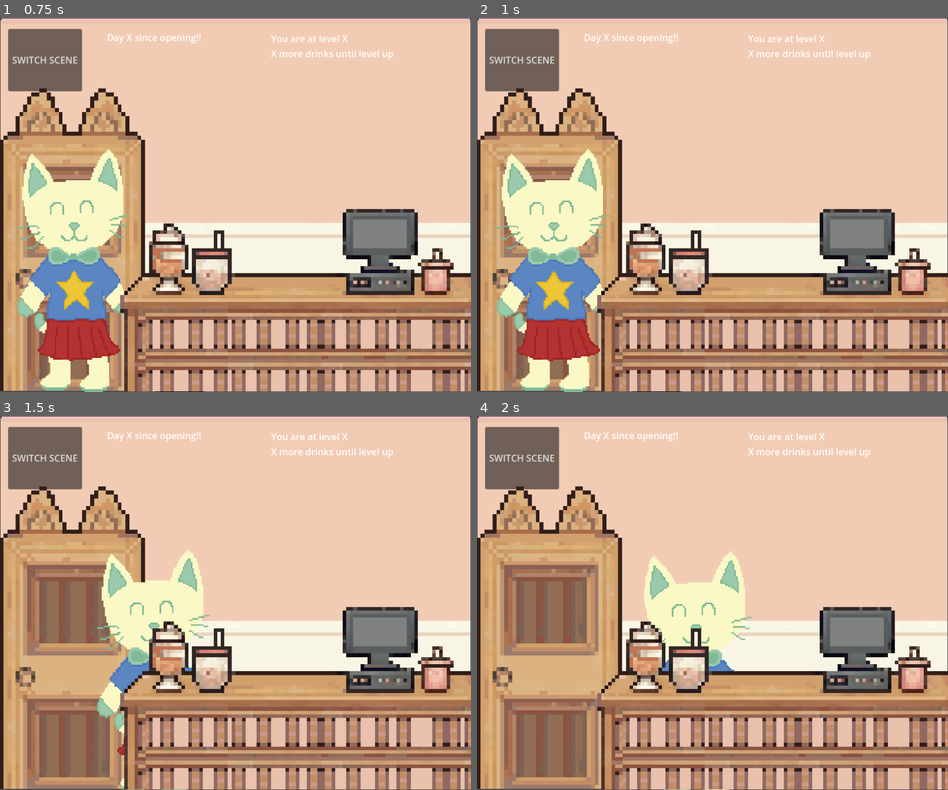
Above: before the commit, frames 1-4 (two rows, left to right).
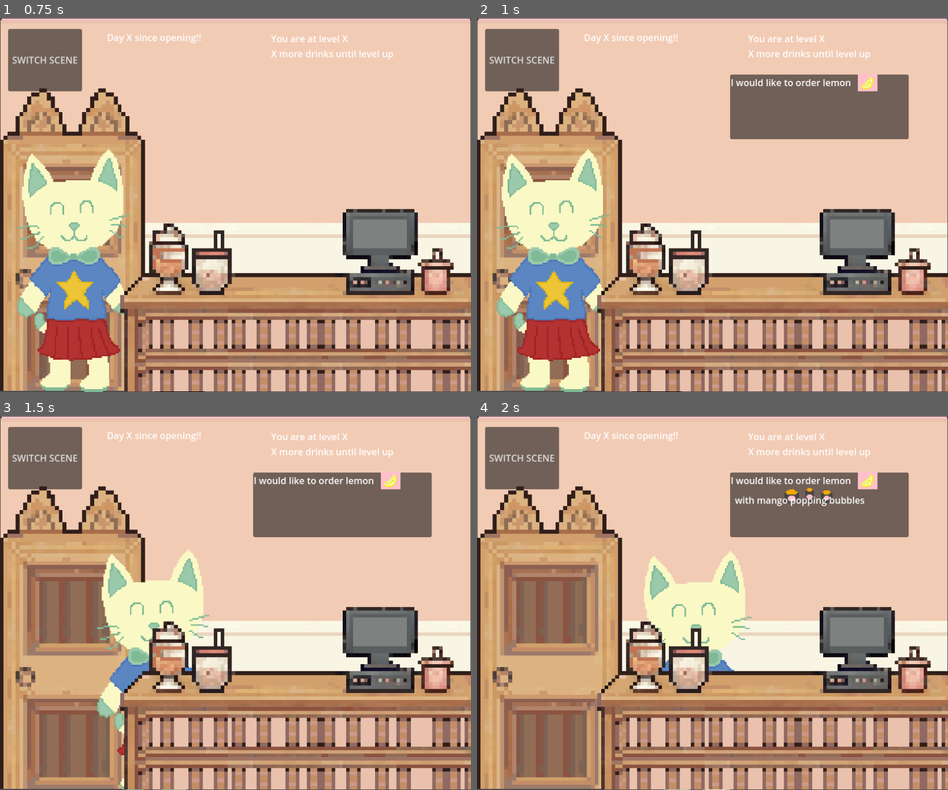
Above: after the commit, the same moments.

Repository: aylabaguette/40sGame
Game: Godot game, scene res://scenes/main.tscn
Two runs of this game, one before a commit and one after it. Both use one fixed random seed, a clock stepped at 60 frames per second and the inputs below.
Inputs (mouse positions are in pixels of both pictures, inside the frame that each line leads up to):
- Up to frame 1 (0.75 s): tap Enter at 0.5 s; move the mouse to (183, 339) at 0.52 s; click (183, 339) at 0.6 s
- Up to frame 2 (1 s): no input
- Up to frame 3 (1.5 s): move the mouse to (367, 516) at 1.27 s; click (367, 516) at 1.35 s
- Up to frame 4 (2 s): no input

Frame 1 is identical in both runs. In frame 2, 6.4% of the frame differs, in the area x 53-92%, y 15-33%; in frame 3, 6.4%; in frame 4, 6.4%.

Commit message:
made it that the toppings selected were random (w/ a slight hiccup...)

Diff:
--- a/40s-game/scenes/Shop.tscn
+++ b/40s-game/scenes/Shop.tscn
@@ -46,6 +46,8 @@
 
 [node name="character" type="Node2D" parent="Character sprites"]
 script = ExtResource("5_w06dj")
+
+[node name="AnimationPlayer" type="AnimationPlayer" parent="Character sprites/character"]
 
 [node name="Emily" type="Sprite2D" parent="Character sprites"]
 visible = false
--- a/40s-game/scenes/SpeechBubble.gd
+++ b/40s-game/scenes/SpeechBubble.gd
@@ -28,7 +28,9 @@
 	var characterManager = get_node(characterManagerPath)
 
 	#connects the "characterEntered" signal from the character manager to this script's "showSpeechBubble" thingy
-	characterManager.connect("characterEntered", Callable(self, "showSpeechBubble"))
+	#characterManager.connect("characterEntered", Callable(self, "showSpeechBubble"))
+	if not characterManager.is_connected("characterEntered", Callable(self, "showSpeechBubble")):
+		characterManager.connect("characterEntered", Callable(self, "showSpeechBubble"))
 
 # Called every frame. 'delta' is the elapsed time since the previous frame.
 func _process(delta: float) -> void:
@@ -80,18 +82,27 @@
 
 	label4.text = order4
 
-
-
-
-#this functions is called after the character walks in and shows the speech bubble w/ the order details!
 func showSpeechBubble():
-
-	#theses will be randomized later on
-	var toppingSelected = "res://sprites/kitchen/toppings - dispenser/brown sugar.PNG"
-	var toppingSelected2 = "res://sprites/kitchen/toppings - dispenser/coffee.PNG"
+	var toppings_array = SignalBus.unlockedToppings.duplicate()
+	toppings_array.shuffle()
+
+	if toppings_array.size() < 2:
+		push_error("Not enough toppings unlocked to show two random toppings.")
+		return
+
+	# Pick two random topping texture paths
+	var toppingSelected = toppings_array[0]
+	var toppingSelected2 = toppings_array[1]
+
+	# Debug prints to confirm random selection
+	print("Random Topping 1 Selected: ", toppingSelected)
+	print("Random Topping 2 Selected: ", toppingSelected2)
+
+	# Hardcoded flavor
 	var flavourSelected = "res://sprites/kitchen/toppings - dispenser/lemon.PNG"
-
-	#get the names from the file paths!
+	print("Flavour Selected: ", flavourSelected)
+
+	# Get names
 	var topping1Name = getName(toppingSelected)
 	var topping2Name = getName(toppingSelected2)
 	var flavourName = getName(flavourSelected)
@@ -101,6 +112,124 @@
 	var message3 = " and " + topping2Name
 	var message4 = " please!"
 
-	#fills in the speech bubble visuals and shows the actual panel?!
+	# Print out full message (for extra debugging clarity)
+	print("Full Message: ", message1, " ", message2, " ", message3, " ", message4)
+
 	setBubble(flavourSelected, toppingSelected, toppingSelected2, message1, message2, message3, message4)
 	panel.visible = true
+
+
+
+
+
+
+
+#MY VERSION OF THE CODE!!
+
+
+#extends Node2D
+
+#@onready var label: Label = $Panel/Label # Reference to the Label node
+#@onready var speechBubble: Node2D = $"."
+#@onready var image: TextureRect = $Panel/image
+
+#@onready var image2: TextureRect = $Panel/image2
+#@onready var image3: TextureRect = $Panel/image3
+
+#@onready var label: Label = $Panel/Label
+#@onready var label2: Label = $Panel/Label2
+#@onready var label3: Label = $Panel/Label3
+#@onready var label4: Label = $Panel/Label4
+
+#@onready var panel: Panel = $Panel
+
+#this was set in the inspector side bar thingy to the character node/character.gd
+#@export var characterManagerPath: NodePath
+
+
+# Called when the node enters the scene tree for the first time.
+#func _ready() -> void:
+	#access the global variables
+#	var toppings = SignalBus.unlockedToppings
+#	var drinks = SignalBus.unlockedDrinks
+
+	#gets the character manager node using the pat that was set in the inspector
+#	var characterManager = get_node(characterManagerPath)
+
+	#connects the "characterEntered" signal from the character manager to this script's "showSpeechBubble" thingy
+#	characterManager.connect("characterEntered", Callable(self, "showSpeechBubble"))
+
+# Called every frame. 'delta' is the elapsed time since the previous frame.
+#func _process(delta: float) -> void:
+#	pass
+
+
+#func getName(path: String) -> String:
+	#this gets the name of the file!!
+#	var fileName = path.get_file().get_basename()
+#	return fileName
+
+
+	# This function sets the images and text in the speech bubble
+#func setBubble(image_path: String, image_path2: String, image_path3: String, order1: String, order2: String, order3: String, order4: String) -> void:
+
+	#the panel starts hidden and once the function is called it becomes visible
+#	panel.visible = true
+
+	#the text and images start "blank" and then after waiting are set to the actual order to apear on screen line by line
+#	label.text = ""
+#	label2.text = ""
+#	label3.text = ""
+#	label4.text = ""
+
+#	image.texture = null
+#	image2.texture = null
+#	image3.texture = null
+
+#	image.visible = false
+#	image2.visible = false
+#	image3.visible = false
+
+	# this is the line by line "appearing" of the text and images...
+#	label.text = order1
+#	image.texture = load(image_path)
+#	image.visible = true
+#	#this line is the "waiting"/timing thingy
+#	await get_tree().create_timer(1).timeout
+
+#	label2.text = order2
+#	image2.texture = load(image_path2)
+#	image2.visible = true
+#	await get_tree().create_timer(1).timeout
+
+#	label3.text = order3
+#	image3.texture = load(image_path3)
+#	image3.visible = true
+#	await get_tree().create_timer(1).timeout
+
+#	label4.text = order4
+
+
+
+
+#this functions is called after the character walks in and shows the speech bubble w/ the order details!
+#func showSpeechBubble():
+
+	#theses will be randomized later on
+#	var toppingSelected = "res://sprites/kitchen/toppings - dispenser/brown sugar.PNG"
+#	var toppingSelected2 = "res://sprites/kitchen/toppings - dispenser/coffee.PNG"
+#	var flavourSelected = "res://sprites/kitchen/toppings - dispenser/lemon.PNG"
+
+	#get the names from the file paths!
+#	var topping1Name = getName(toppingSelected)
+#	var topping2Name = getName(toppingSelected2)
+#	var flavourName = getName(flavourSelected)
+
+#	var message1 = "I would like to order " + flavourName
+#	var message2 = " with " + topping1Name
+#	var message3 = " and " + topping2Name
+#	var message4 = " please!"
+
+	#fills in the speech bubble visuals and shows the actual panel?!
+#	setBubble(flavourSelected, toppingSelected, toppingSelected2, message1, message2, message3, message4)
+#	panel.visible = true
--- a/40s-game/scenes/character.gd
+++ b/40s-game/scenes/character.gd
@@ -10,9 +10,25 @@
 
 #signal to connect character entering the shop and the speech bubble!
 signal characterEntered
+@onready var animation_player: AnimationPlayer = $AnimationPlayer
+
 
 func _ready() -> void:
 	randomCharacter()
+
+	print("🚶 Character ready — walking in")
+	characterWalkIn()
+
+func characterWalkIn():
+	print("🎬 Playing walk_in animation...")
+	if animation_player.has_animation("walk_in"):
+		animation_player.play("walk_in")
+		await animation_player.animation_finished
+	else:
+		print("⚠️ No 'walk_in' animation found — skipping")
+		await get_tree().create_timer(1).timeout # fallback
+	print("✅ Emitting characterEntered")
+	emit_signal("characterEntered")
 
 # Called every frame. 'delta' is the elapsed time since the previous frame.
 func _process(delta: float) -> void:
--- a/40s-game/scenes/toppings.gd
+++ b/40s-game/scenes/toppings.gd
@@ -45,14 +45,26 @@
 var unlockedToppingsCup = [LYCHEE_JELLY_CUP,COCONUT_JELLY_CUP,MANGO_POPPING_CUP,MILK_FOAM_CUP,RED_BEAN_CUP,TAPIOCA_CUP,POPPING_PEARL_CUP]
 var totalToppingsCup = []
 
+var unlockedToppingsSprites = []
 
 # Called when the node enters the scene tree for the first time.
 func _ready() -> void:
 	SignalBus.toppingInCup.connect(toppingInCup)
 
+
+		# Store the real Sprite2Ds for local use (mouse input)
+	unlockedToppingsSprites = [lychee_jelly, coconut_jelly, mango_popping, milk_foam, red_bean, tapioca, popping_pearls]
+
+	# Store just the texture paths for the global use
+	unlockedToppings = []
+	for topping in unlockedToppingsSprites:
+		unlockedToppings.append(topping.texture.resource_path)
+
+
 	#initialize topping array w sprites
 	#very important for this to be here don't move it!
-	unlockedToppings = [lychee_jelly,coconut_jelly,mango_popping,milk_foam,red_bean,tapioca,popping_pearls]
+	#unlockedToppings = [lychee_jelly,coconut_jelly,mango_popping,milk_foam,red_bean,tapioca,popping_pearls]
+
 
 	# Set the global unlocked drinks array
 	SignalBus.unlockedToppings = unlockedToppings
@@ -74,9 +86,12 @@
 func _input(event: InputEvent) -> void:
 	#for loop that loops through array of toppings
 	if(Input.is_action_just_pressed("mouse click")):
-		for topping in range(unlockedToppings.size()):
-			var currentTopping
-			currentTopping = unlockedToppings[topping]
+		#for topping in range(unlockedToppings.size()):
+			#var currentTopping
+			#currentTopping = unlockedToppings[topping]
+		for topping in range(unlockedToppingsSprites.size()):
+			var currentTopping = unlockedToppingsSprites[topping]
+
 			var mousePos = get_global_mouse_position()
 			#gets mouse position local to specific sprite looking at
 			var local_mouse_pos = currentTopping.to_local(mousePos)
Not shown: 1 places in 40s-game/scenes/Kitchen.tscn that only renumber resources
Not shown: 1 places in 40s-game/scenes/Shop.tscn that only renumber resources
Not shown, changed: .DS_Store
Not shown, changed: 40s-game/.DS_Store
